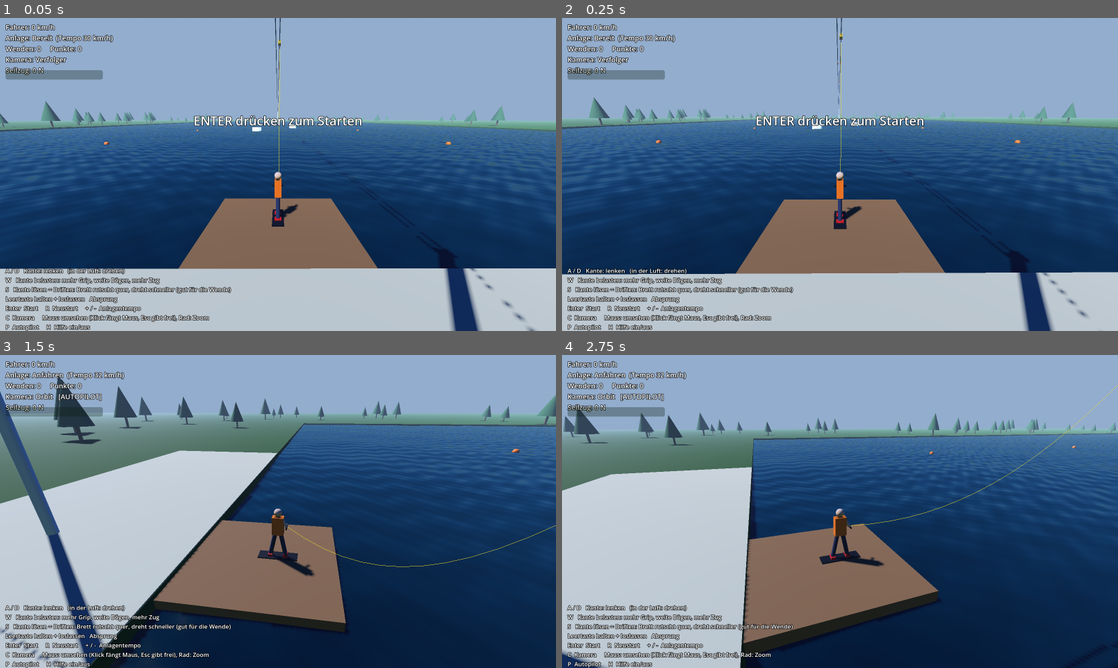
Above: before the commit, frames 1-4 (two rows, left to right).
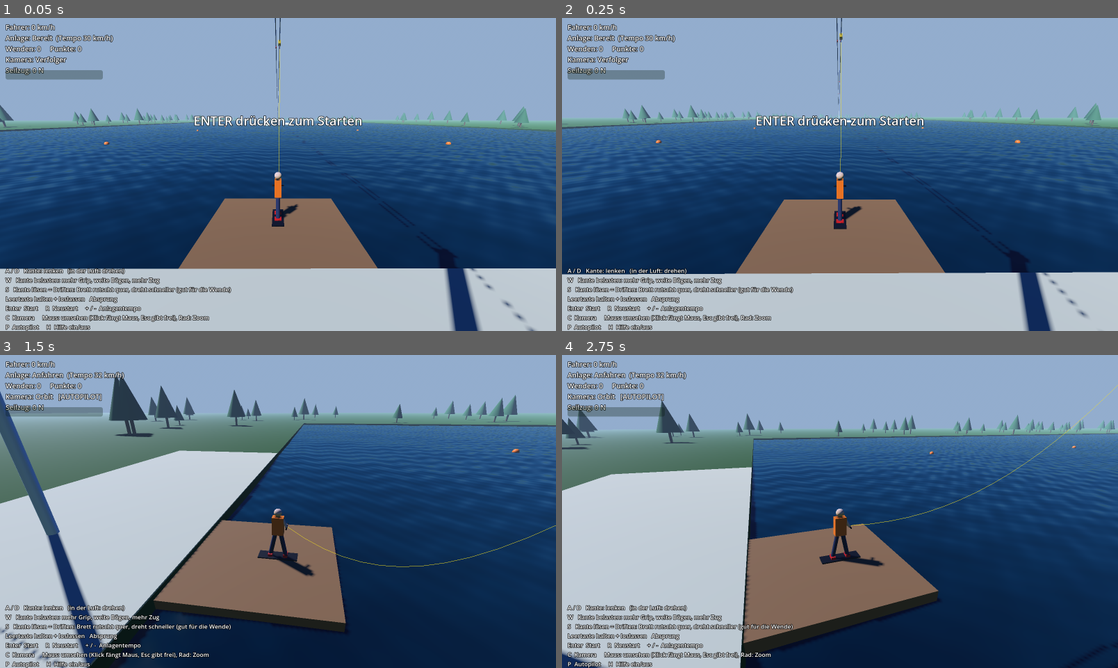
Above: after the commit, the same moments.

Repository: kimpixel/wakeportGame
Game: Godot game, scene res://main.tscn
Same seed, same stepped clock (60 frames per second), same inputs: the game is played once before the commit and once after it.
Inputs (mouse positions are in pixels of both pictures, inside the frame that each line leads up to):
- Up to frame 1 (0.05 s): no input
- Up to frame 2 (0.25 s): no input
- Up to frame 3 (1.5 s): tap Enter (start) at 0.5 s; move the mouse to (400, 495) at 0.52 s; hold D (steer_right) 0.53-1.28 s; hold P (autopilot) 0.53-1.28 s; click (400, 495) at 0.67 s; tap Space (jump) at 0.77 s; move the mouse to (250, 511) at 1.27 s; hold Page Up (speed_up) from 1.28 s (still down); tap C (camera) at 1.35 s
- Up to frame 4 (2.75 s): keep holding Page Up (speed_up); tap Space (jump) at 1.52 s; move the mouse to (851, 505) at 2.02 s; hold W (edge) from 2.03 s (still down)

The runs differ from the first frame. In frame 1, 0.9% of the frame differs, in the area x 0-96%, y 8-37%; in frame 2, 0.9%; in frame 3, 3.1%, in the area x 9-100%, y 6-29%; in frame 4, 1.9%.

Commit message:
Anlage verlängert: Mast 2 bei 260 m, Kicker in die Vollgas-Strecke verschoben
Durch die weiter innen liegenden Wendepunkte war die Strecke zu kurz,
die Kicker lagen in der Anfahr-/Bremsphase.

Co-Authored-By: Claude Opus 5.5 <noreply@anthropic.com>

Diff:
--- a/scripts/lake.gd
+++ b/scripts/lake.gd
@@ -5,13 +5,13 @@
 
 const MIN_X := -90.0
 const MAX_X := 90.0
-const MIN_Z := -350.0
+const MIN_Z := -520.0
 const MAX_Z := 0.0
 const SHORE_Y := 0.5
 
 const CABLE_Y := 10.0          # Höhe des Stahlseils
 const MAST_A_Z := 6.0          # Mast 1 steht am Ufer
-const MAST_B_Z := -175.0       # Mast 2 steht in der Mitte des Sees
+const MAST_B_Z := -260.0       # Mast 2 steht in der Mitte des Sees
 const PULLEY_RADIUS := 0.15    # Rolle ca. 30 cm Durchmesser
 const MAST_B_RADIUS := 3.4     # Kollisionsradius Mast 2 inkl. Dreibein
 
@@ -21,8 +21,8 @@
 
 ## Kicker: dir = Richtung (entlang z), in die die Rampe ansteigt.
 const KICKERS := [
-	{"x": 7.0, "z": -95.0, "dir": -1.0, "len": 6.0, "width": 3.0, "height": 1.3},
-	{"x": -7.0, "z": -70.0, "dir": 1.0, "len": 6.0, "width": 3.0, "height": 1.3},
+	{"x": 7.0, "z": -150.0, "dir": -1.0, "len": 6.0, "width": 3.0, "height": 1.3},
+	{"x": -7.0, "z": -125.0, "dir": 1.0, "len": 6.0, "width": 3.0, "height": 1.3},
 ]
 
 
--- a/scripts/main.gd
+++ b/scripts/main.gd
@@ -288,9 +288,9 @@
 	cone.bottom_radius = 2.2
 	cone.height = 6.0
 	var placed := 0
-	while placed < 90:
+	while placed < 130:
 		var x := rng.randf_range(-170.0, 170.0)
-		var z := rng.randf_range(-430.0, 90.0)
+		var z := rng.randf_range(-600.0, 90.0)
 		if x > Lake.MIN_X - 6.0 and x < Lake.MAX_X + 6.0 and z > Lake.MIN_Z - 6.0 and z < Lake.MAX_Z + 16.0:
 			continue
 		var sc := rng.randf_range(0.7, 1.4)
@@ -308,7 +308,7 @@
 func _build_buoys() -> void:
 	var orange := Util.mat(Color(1.0, 0.45, 0.05), 0.5)
 	for side: float in [-1.0, 1.0]:
-		for i in 8:
+		for i in 12:
 			_buoys.append(Util.sphere(self, 0.35, Vector3(side * 28.0, 0.0, -30.0 - i * 40.0), orange))
 
 
--- a/scripts/water.gd
+++ b/scripts/water.gd
@@ -32,7 +32,7 @@
 	var plane := PlaneMesh.new()
 	plane.size = Vector2(w, d)
 	# im Browser gröberes Gitter, damit es auch auf schwächeren Rechnern flüssig läuft
-	var cell := 1.0 if OS.has_feature("web") else 0.6
+	var cell := 1.0 if OS.has_feature("web") else 0.7
 	plane.subdivide_width = int(w / cell)
 	plane.subdivide_depth = int(d / cell)
 	_material = ShaderMaterial.new()
